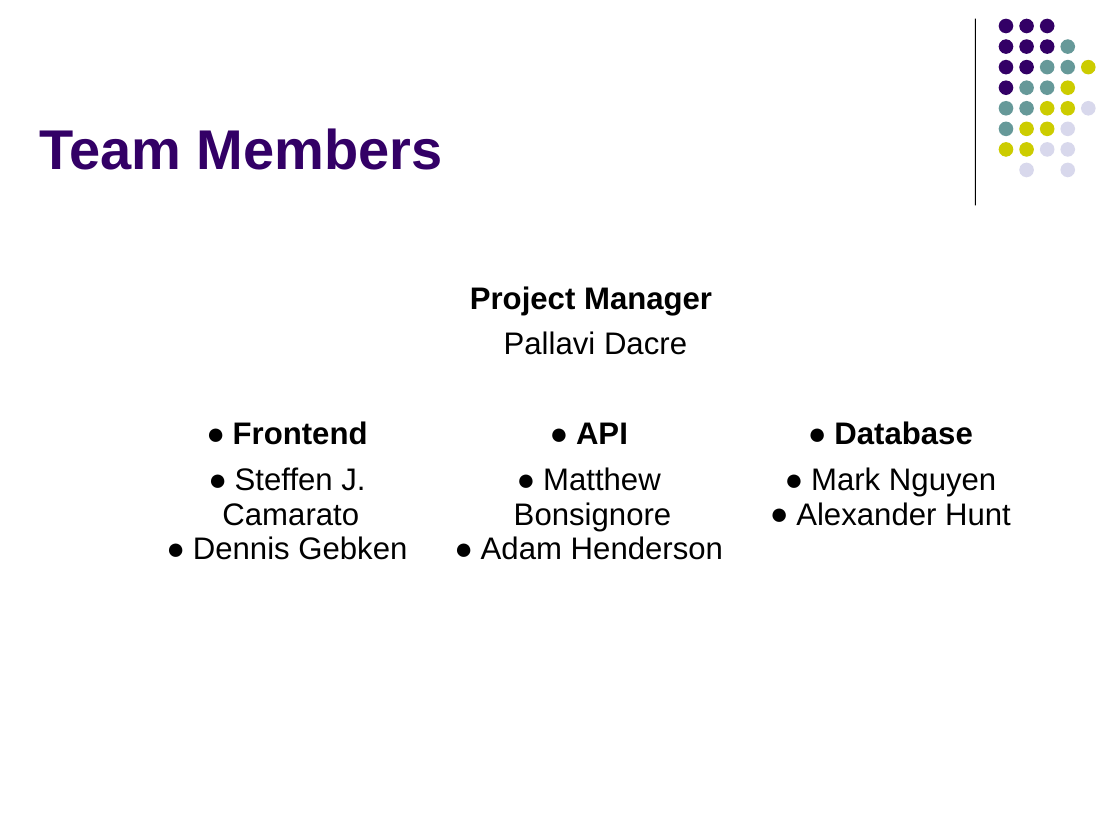
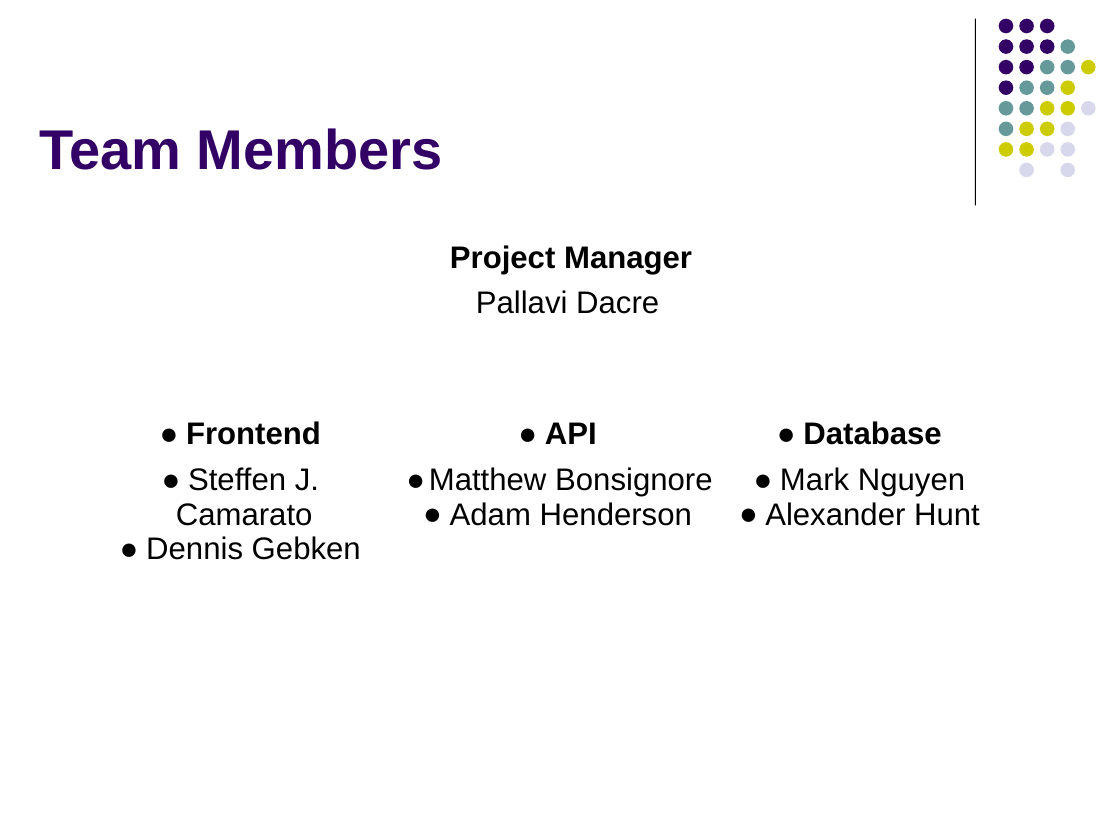
Before and after one commit to SudoKudo/P.O.O.P-Small-Project, a slide deck: slide 2 of Presentation/Small Project - Contact Manager Group 13.pptx. Drawn at 1120x840 pixels with LibreOffice and Linux fonts; fonts in the diff are those of the drawing. Boxes give left, top, right and bottom in pixels: in the first picture for what was removed or moved away, otherwise in the second. Text is boxed around its words. In the diff, an @@ line names an element or a change of style, - is before the commit and + after.

```diff
--- a/Presentation/Small Project - Contact Manager Group 13.pptx
+++ b/Presentation/Small Project - Contact Manager Group 13.pptx
@@ text "Project Manager" at (450, 245, 692, 314): alignment centre to left @@
@@ table: place and size @@
-table at (140, 411, 1044, 620)
+table at (93, 411, 998, 582)
```
Also in this commit, not shown: 4 other slides changed, 12 other files.
